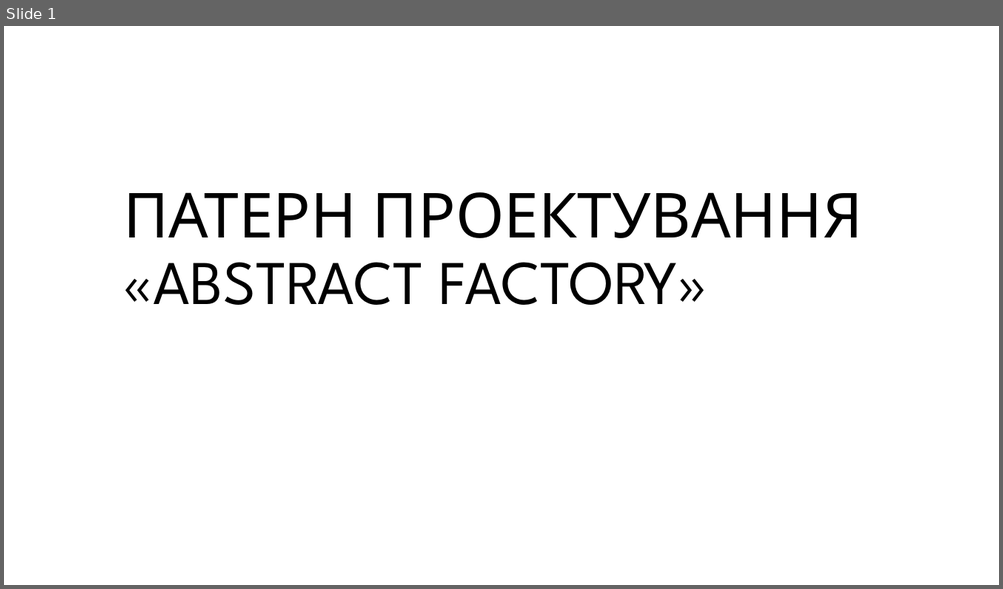
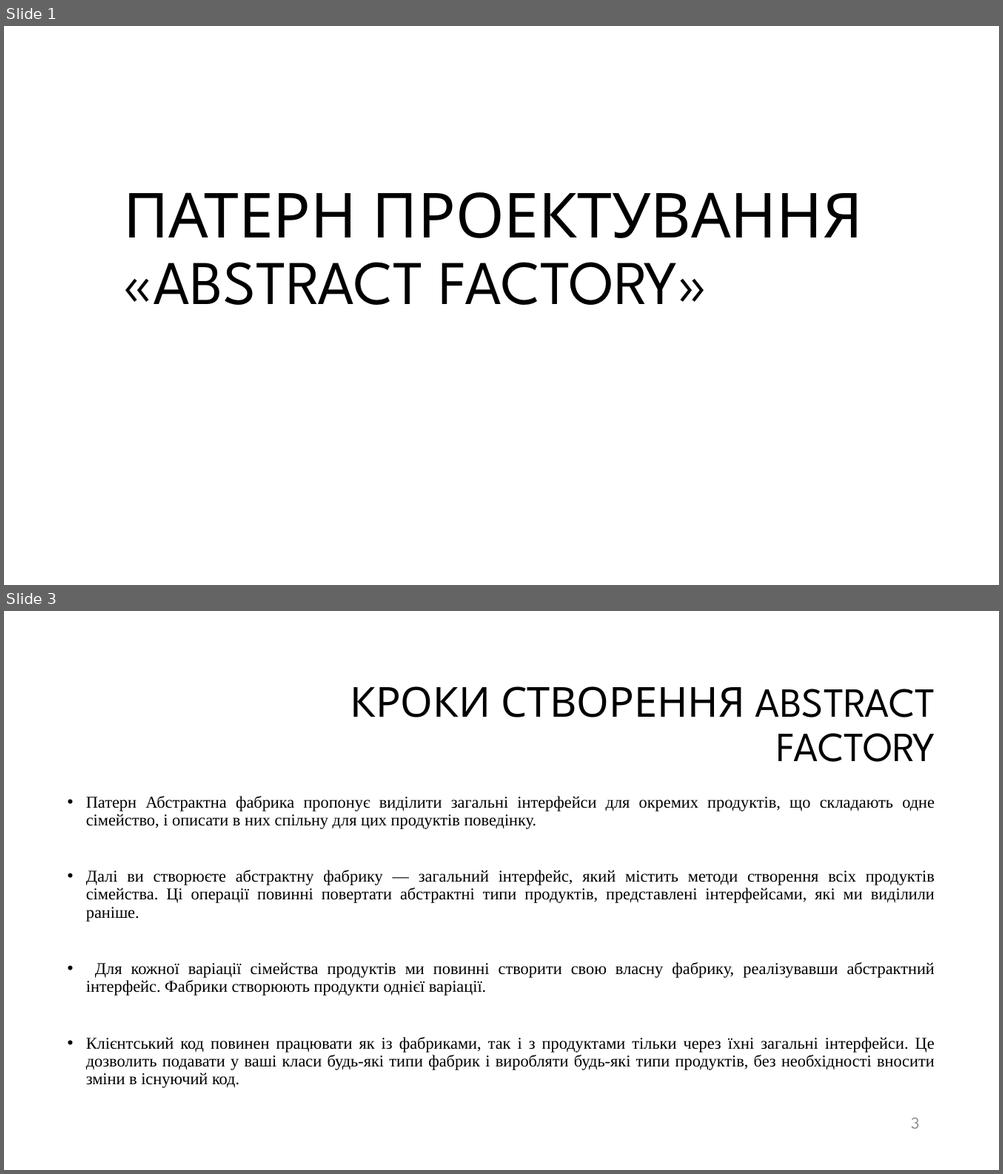
Before and after one commit to erdoganishe/6Semestr, a slide deck: АПЗ/PZ/PZ1/Abstract factory.pptx. Shown one above the other, each under a label of ours: slide 1 before the commit, slides 1 and 3 after it; the slides between them are not shown. The pictures are 1003x589 and 1003x1174 pixels, drawn with LibreOffice and Linux fonts; fonts in the diff are those of the drawing; background and template pictures are left out. Boxes give left, top, right and bottom in pixels: in the first picture for what was removed or moved away, otherwise in the second. Text is boxed around its words. In the diff, an @@ line names an element or a change of style, - is before the commit and + after.

```diff
--- a/АПЗ/PZ/PZ1/Abstract factory.pptx
+++ b/АПЗ/PZ/PZ1/Abstract factory.pptx
@@ slide 3 added at bbox=[4, 611, 999, 1170], background #FFFFFF @@
@@ title added at bbox=[350, 686, 935, 762], 40 pt, text #000000 @@
+КРОКИ СТВОРЕННЯ ABSTRACT FACTORY
@@ text added at bbox=[86, 796, 934, 1088], 16 pt, text #000000 @@
+• Патерн Абстрактна фабрика пропонує виділити загальні інтерфейси для окремих продуктів, що складають одне сімейство, і описати в них спільну для цих продуктів поведінку.
+• Далі ви створюєте абстрактну фабрику — загальний інтерфейс, який містить методи створення всіх продуктів сімейства. Ці операції повинні повертати абстрактні типи продуктів, представлені інтерфейсами, які ми виділили раніше.
+• Для кожної варіації сімейства продуктів ми повинні створити свою власну фабрику, реалізувавши абстрактний інтерфейс. Фабрики створюють продукти однієї варіації.
+• Клієнтський код повинен працювати як із фабриками, так і з продуктами тільки через їхні загальні інтерфейси. Це дозволить подавати у ваші класи будь-які типи фабрик і виробляти будь-які типи продуктів, без необхідності вносити зміни в існуючий код.
@@ page number added at bbox=[910, 1118, 919, 1129], 16 pt, text #8C8C8C @@
+3
```
Also in this commit, not shown: 1 slide changed, 5 other slides added, 1 slide removed, 2 other files.
